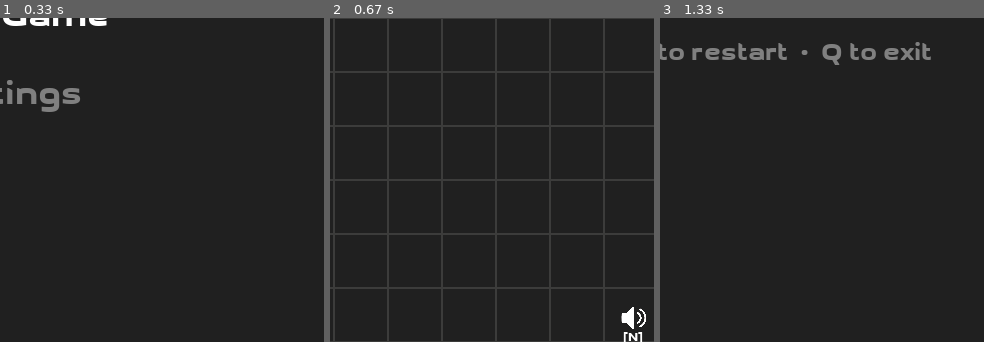
Above: before the commit, frames 1-3 (left to right).
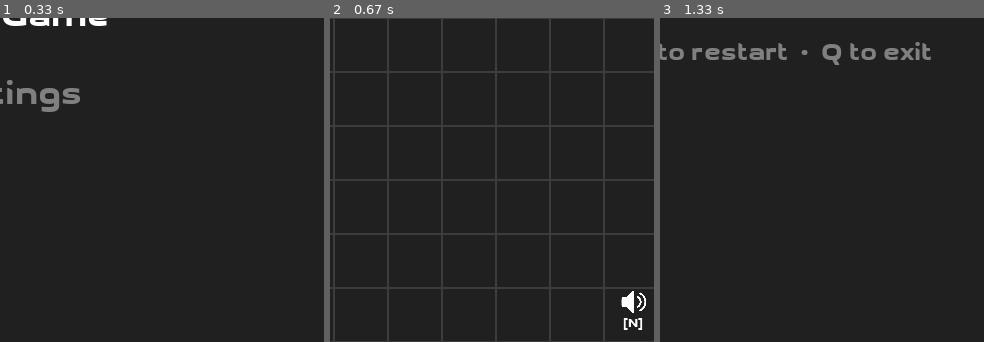
Above: after the commit, the same moments.

Repository: fossguild/naja
Game: pygame game, started from kobra.py
The game is run twice, just before and just after one commit, with the same random seed, the same clock (stepped at 60 frames per second) and the same inputs.
Inputs:
- Up to frame 1 (0.33 s): no input
- Up to frame 2 (0.67 s): click "Start Game" at 0.38 s
- Up to frame 3 (1.33 s): hold Up 0.67-1.13 s
The pictures show only the part of the screen within x 49-99%, y 50-100%; the shares and areas given below are measured in that part.

Frame 1 is identical in both runs. In frame 2, 0.6% of the frame differs, in the area x 89-98%, y 84-100%; in frame 3, nothing differs.

Commit message:
solving partially clipped sound indicator (#133)

Diff:
--- a/kobra.py
+++ b/kobra.py
@@ -328,7 +328,7 @@
     if GRID_SIZE != old_grid:
         new_dim = (safe_max_dimension // GRID_SIZE) * GRID_SIZE
         WIDTH = HEIGHT = new_dim
-        state.arena = pygame.display.set_mode((WIDTH, HEIGHT), pygame.SCALED, vsync=1)
+        state.arena = pygame.display.set_mode((WIDTH, HEIGHT))
         pygame.display.set_caption(WINDOW_TITLE)
 
         # Update state's dimensions to match new grid size
@@ -540,29 +540,39 @@
     Args:
         state: GameState instance (required)
     """
-    # Calculate position in bottom-right corner
-    padding = int(WIDTH * 0.02)
-    icon_size = int(WIDTH / 25)  # Icon size for scaling
-    icon_x = WIDTH - padding - icon_size
-    icon_y = HEIGHT - padding - icon_size
-
-    # Choose the appropriate sprite based on music state
-    sprite = speaker_on_sprite if MUSIC_ON else speaker_muted_sprite
-
-    # Scale and draw the sprite
-    if sprite is not None:
-        scaled_sprite = pygame.transform.scale(sprite, (icon_size, icon_size))
-        state.arena.blit(scaled_sprite, (icon_x, icon_y))
-
-    # Add [N] text hint below the icon
+    # First, prepare the text surface to get its height for correct positioning.
     hint_font = pygame.font.Font("assets/font/GetVoIP-Grotesque.ttf", int(WIDTH / 50))
     hint_color = SCORE_COLOR if MUSIC_ON else GRID_COLOR
     hint_text = "[N]"
     hint_surf = hint_font.render(hint_text, True, hint_color)
     hint_rect = hint_surf.get_rect()
+
+    # Define dimensions and spacing using proportional padding for both axes.
+    # This ensures the margin scales correctly with the window size.
+    padding_x = int(WIDTH * 0.02)
+    padding_y = int(HEIGHT * 0.02)
+
+    icon_size = int(WIDTH / 25)
+    gap = 4  # A small pixel gap between the icon and the text.
+
+    # Calculate the total height of the entire widget (icon + gap + text).
+    total_widget_height = icon_size + gap + hint_rect.height
+
+    # Calculate the positions using the proportional padding variables.
+    icon_x = WIDTH - padding_x - icon_size
+    icon_y = HEIGHT - padding_y - total_widget_height
+
+    # Choose the appropriate sprite based on music state.
+    sprite = speaker_on_sprite if MUSIC_ON else speaker_muted_sprite
+
+    # Scale and draw the sprite.
+    if sprite is not None:
+        scaled_sprite = pygame.transform.scale(sprite, (icon_size, icon_size))
+        state.arena.blit(scaled_sprite, (icon_x, icon_y))
+
+    # Position and draw the text hint below the icon.
     hint_rect.centerx = icon_x + icon_size // 2
-    hint_rect.top = icon_y + icon_size + 2
-
+    hint_rect.top = icon_y + icon_size + gap
     state.arena.blit(hint_surf, hint_rect)
 
 
